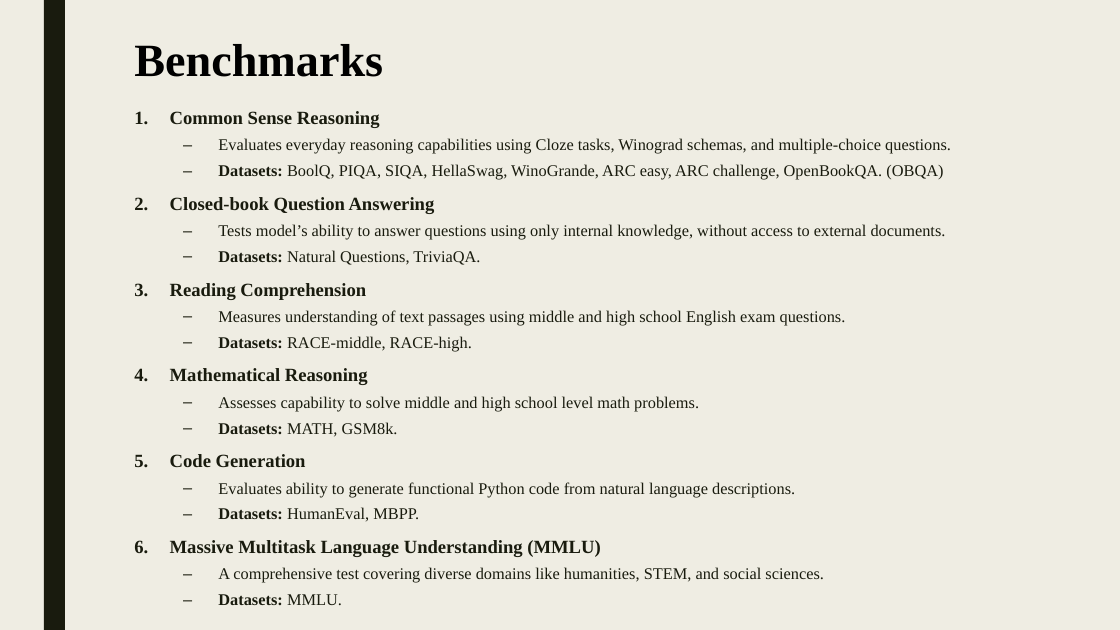
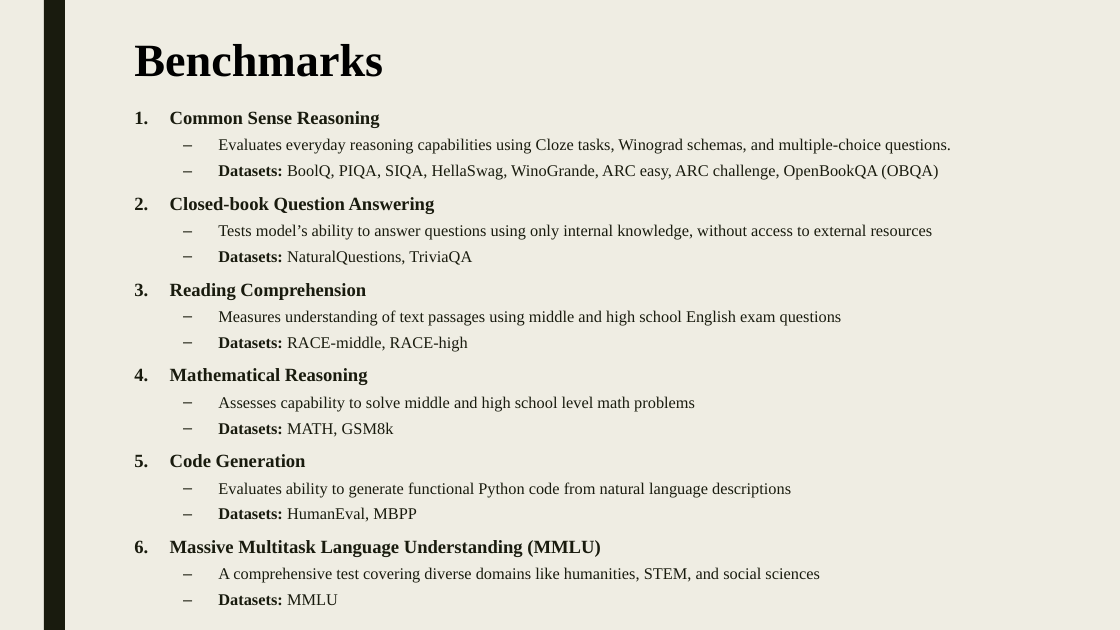
Before and after one commit to shlomi1993/llm-from-scratch, a slide deck: slide 6 of presentation/Lecture Slides.pptx. Drawn at 1120x630 pixels with LibreOffice and Linux fonts; fonts in the diff are those of the drawing. Boxes give left, top, right and bottom in pixels: in the first picture for what was removed or moved away, otherwise in the second. Text is boxed around its words. In the diff, an @@ line names an element or a change of style, - is before the commit and + after.

```diff
--- a/presentation/Lecture Slides.pptx
+++ b/presentation/Lecture Slides.pptx
@@ text at [218,164,938,180]: text changed @@
-  – Datasets: BoolQ, PIQA, SIQA, HellaSwag, WinoGrande, ARC easy, ARC challenge, OpenBookQA. (OBQA)
+  – Datasets: BoolQ, PIQA, SIQA, HellaSwag, WinoGrande, ARC easy, ARC challenge, OpenBookQA (OBQA)
@@ text at [218,224,933,265]: text changed @@
-  – Tests model’s ability to answer questions using only internal knowledge, without access to external documents.
-  – Datasets: Natural Questions, TriviaQA.
+  – Tests model’s ability to answer questions using only internal knowledge, without access to external resources
+  – Datasets: NaturalQuestions, TriviaQA
@@ text at [218,310,842,352]: text changed @@
-  – Measures understanding of text passages using middle and high school English exam questions.
-  – Datasets: RACE-middle, RACE-high.
+  – Measures understanding of text passages using middle and high school English exam questions
+  – Datasets: RACE-middle, RACE-high
@@ text at [218,396,695,437]: text changed @@
-  – Assesses capability to solve middle and high school level math problems.
-  – Datasets: MATH, GSM8k.
+  – Assesses capability to solve middle and high school level math problems
+  – Datasets: MATH, GSM8k
@@ text at [218,482,791,521]: text changed @@
-  – Evaluates ability to generate functional Python code from natural language descriptions.
-  – Datasets: HumanEval, MBPP.
+  – Evaluates ability to generate functional Python code from natural language descriptions
+  – Datasets: HumanEval, MBPP
@@ text at [218,567,819,605]: text changed @@
-  – A comprehensive test covering diverse domains like humanities, STEM, and social sciences.
-  – Datasets: MMLU.
+  – A comprehensive test covering diverse domains like humanities, STEM, and social sciences
+  – Datasets: MMLU
```
Also in this commit, not shown: 6 other slides changed, 1 other file.
